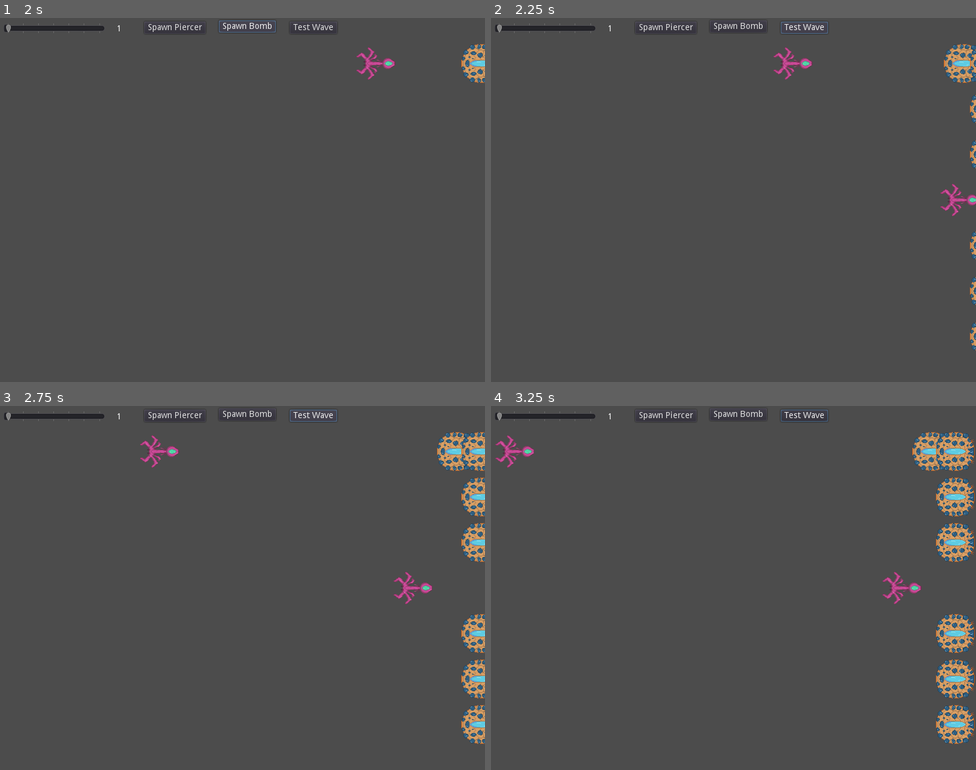
Above: before the commit, frames 1-4 (two rows, left to right).
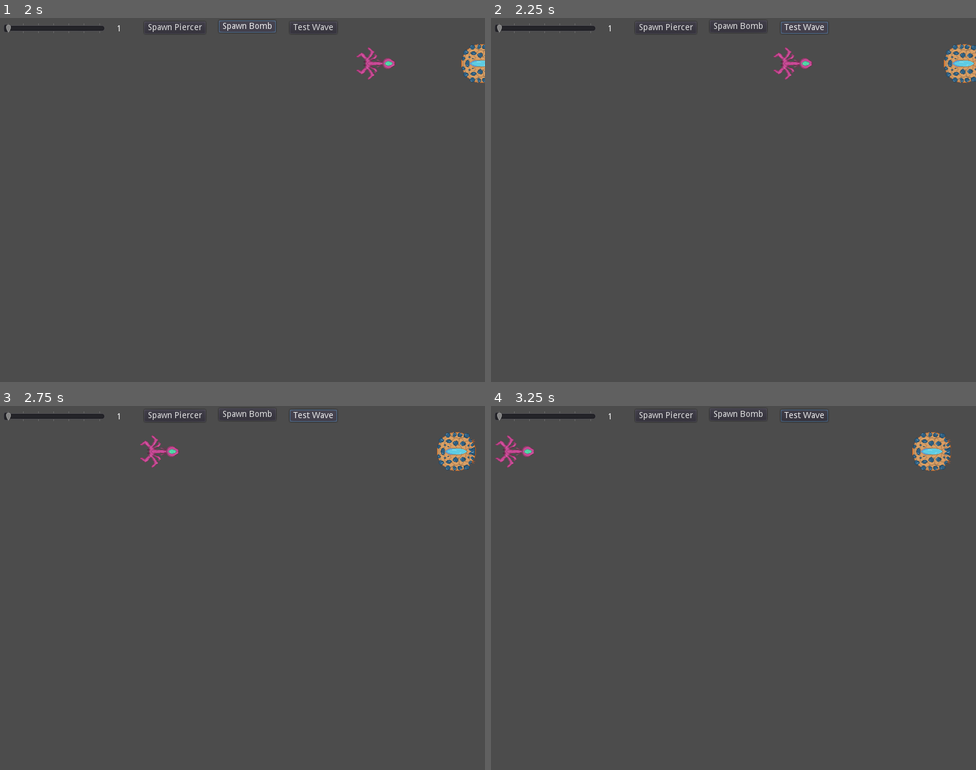
Above: after the commit, the same moments.

Repository: Yerdun/Pathogen
Game: Godot game, scene res://Assets/Scenes/Test Scenes/Enemy Spawn Tester.tscn
The game is run twice, just before and just after one commit, with the same random seed, the same clock (stepped at 60 frames per second) and the same inputs. This scene is started directly instead of the project's main scene. Sound files missing from this copy of the repository are replaced by a short silence.
Inputs (mouse positions are in pixels of both pictures, inside the frame that each line leads up to):
- Up to frame 1 (2 s): click "Spawn Piercer" at 0.5 s; click "Spawn Bomb" at 1.25 s
- Up to frame 2 (2.25 s): click "Test Wave" at 2 s
- Up to frame 3 (2.75 s): no input
- Up to frame 4 (3.25 s): move the mouse to (840, 569) at 2.77 s; hold Right (ui_right) from 2.78 s (still down); hold Shift (control_focus) from 2.78 s (still down)

Frame 1 is identical in both runs. In frame 2, 0.6% of the frame differs, in the area x 92-100%, y 8-92%; in frame 3, 2.8%; in frame 4, 4.4%, in the area x 80-100%, y 7-93%.

Commit message:
Created the Wave Manager to automatically spawn waves. Made waves inherit from a default wave.
The wave manager can be used to randomize waves and spawn them in. Waves can overload the _ready and the getWaveLength functions of the default wave to customize them.

Diff:
--- a/Assets/Scenes/Enemy/Enemy Spawn Handler/Waves/Test Wave 1.gd
+++ b/Assets/Scenes/Enemy/Enemy Spawn Handler/Waves/Default Wave.gd
@@ -8,15 +8,11 @@
 export (PackedScene) var bombEnemy
 export (PackedScene) var piercerEnemy
 
+# how long this wave will last
+func getWaveLength():
+	return 8
 
 
 # Called when the node enters the scene tree for the first time.
 func _ready():
 	spawner = get_parent().get_node("Enemy Spawn Handler")
-	spawner.spawnEnemy(bombEnemy, 1)
-	spawner.spawnEnemy(bombEnemy, 2)
-	spawner.spawnEnemy(bombEnemy, 3)
-	spawner.spawnEnemy(piercerEnemy, 4)
-	spawner.spawnEnemy(bombEnemy, 5)
-	spawner.spawnEnemy(bombEnemy, 6)
-	spawner.spawnEnemy(bombEnemy, 7)
--- a/Assets/Scenes/Enemy/Enemy Spawn Handler/Waves/Test Wave 1.tscn
+++ b/Assets/Scenes/Enemy/Enemy Spawn Handler/Waves/DefaultWave.tscn
@@ -1,7 +1,7 @@
 [gd_scene load_steps=4 format=2]
 
 [ext_resource path="res://Assets/Scenes/Enemy/Piercer Enemy/Piercer Enemy.tscn" type="PackedScene" id=1]
-[ext_resource path="res://Assets/Scenes/Enemy/Enemy Spawn Handler/Waves/Test Wave 1.gd" type="Script" id=2]
+[ext_resource path="res://Assets/Scenes/Enemy/Enemy Spawn Handler/Waves/Default Wave.gd" type="Script" id=2]
 [ext_resource path="res://Assets/Scenes/Enemy/Bomb Enemy/Bomb Enemy.tscn" type="PackedScene" id=3]
 
 [node name="Wave" type="Node"]
--- /dev/null
+++ b/Assets/Scenes/Enemy/Enemy Spawn Handler/Waves/Inherited Test Scene 1.gd
@@ -0,0 +1,21 @@
+extends "res://Assets/Scenes/Enemy/Enemy Spawn Handler/Waves/Default Wave.gd"
+
+
+# Declare member variables here. Examples:
+# var a = 2
+# var b = "text"
+
+
+# Called when the node enters the scene tree for the first time.
+func _ready():
+	._ready()
+	spawner.spawnEnemy(bombEnemy, 1)
+	spawner.spawnEnemy(bombEnemy, 3)
+	spawner.spawnEnemy(piercerEnemy, 4)
+	spawner.spawnEnemy(bombEnemy, 5)
+	spawner.spawnEnemy(bombEnemy, 7)
+
+
+# Called every frame. 'delta' is the elapsed time since the previous frame.
+#func _process(delta):
+#	pass
--- /dev/null
+++ b/Assets/Scenes/Enemy/Enemy Spawn Handler/Waves/Inherited Test Scene 1.tscn
@@ -0,0 +1,7 @@
+[gd_scene load_steps=3 format=2]
+
+[ext_resource path="res://Assets/Scenes/Enemy/Enemy Spawn Handler/Waves/DefaultWave.tscn" type="PackedScene" id=1]
+[ext_resource path="res://Assets/Scenes/Enemy/Enemy Spawn Handler/Waves/Inherited Test Scene 1.gd" type="Script" id=2]
+
+[node name="Wave" instance=ExtResource( 1 )]
+script = ExtResource( 2 )
--- /dev/null
+++ b/Assets/Scenes/Enemy/Enemy Spawn Handler/Waves/Inherited Test Scene 2.gd
@@ -0,0 +1,6 @@
+extends "res://Assets/Scenes/Enemy/Enemy Spawn Handler/Waves/Default Wave.gd"
+
+# Called when the node enters the scene tree for the first time.
+func _ready():
+	._ready()
+	spawner.spawnEnemy(piercerEnemy, 2)
--- /dev/null
+++ b/Assets/Scenes/Enemy/Enemy Spawn Handler/Waves/Inherited Test Scene 2.tscn
@@ -0,0 +1,8 @@
+[gd_scene load_steps=3 format=2]
+
+[ext_resource path="res://Assets/Scenes/Enemy/Enemy Spawn Handler/Waves/DefaultWave.tscn" type="PackedScene" id=1]
+[ext_resource path="res://Assets/Scenes/Enemy/Enemy Spawn Handler/Waves/Inherited Test Scene 2.gd" type="Script" id=2]
+
+[node name="Wave" instance=ExtResource( 1 )]
+script = ExtResource( 2 )
+bombEnemy = null
--- /dev/null
+++ b/Assets/Scenes/Enemy/Enemy Spawn Handler/Waves/Inherited Test Scene 3.gd
@@ -0,0 +1,6 @@
+extends "res://Assets/Scenes/Enemy/Enemy Spawn Handler/Waves/Default Wave.gd"
+
+# Called when the node enters the scene tree for the first time.
+func _ready():
+	._ready()
+	spawner.spawnEnemy(piercerEnemy, 6)
--- /dev/null
+++ b/Assets/Scenes/Enemy/Enemy Spawn Handler/Waves/Inherited Test Scene 3.tscn
@@ -0,0 +1,8 @@
+[gd_scene load_steps=3 format=2]
+
+[ext_resource path="res://Assets/Scenes/Enemy/Enemy Spawn Handler/Waves/DefaultWave.tscn" type="PackedScene" id=1]
+[ext_resource path="res://Assets/Scenes/Enemy/Enemy Spawn Handler/Waves/Inherited Test Scene 3.gd" type="Script" id=2]
+
+[node name="Wave" instance=ExtResource( 1 )]
+script = ExtResource( 2 )
+bombEnemy = null
--- /dev/null
+++ b/Assets/Scenes/Enemy/Enemy Spawn Handler/Waves/Inherited Test Scene 4.gd
@@ -0,0 +1,11 @@
+extends "res://Assets/Scenes/Enemy/Enemy Spawn Handler/Waves/Default Wave.gd"
+
+# Called when the node enters the scene tree for the first time.
+func _ready():
+	._ready()
+	spawner.spawnEnemy(piercerEnemy, 4)
+
+
+func _on_Stagger_Timer_timeout():
+	spawner.spawnEnemy(piercerEnemy, 1)
+	spawner.spawnEnemy(piercerEnemy, 7)
--- /dev/null
+++ b/Assets/Scenes/Enemy/Enemy Spawn Handler/Waves/Inherited Test Scene 4.tscn
@@ -0,0 +1,15 @@
+[gd_scene load_steps=3 format=2]
+
+[ext_resource path="res://Assets/Scenes/Enemy/Enemy Spawn Handler/Waves/DefaultWave.tscn" type="PackedScene" id=1]
+[ext_resource path="res://Assets/Scenes/Enemy/Enemy Spawn Handler/Waves/Inherited Test Scene 4.gd" type="Script" id=2]
+
+[node name="Wave" instance=ExtResource( 1 )]
+script = ExtResource( 2 )
+bombEnemy = null
+
+[node name="Stagger Timer" type="Timer" parent="." index="0"]
+wait_time = 2.0
+one_shot = true
+autostart = true
+
+[connection signal="timeout" from="Stagger Timer" to="." method="_on_Stagger_Timer_timeout"]
--- /dev/null
+++ b/Assets/Scenes/Enemy/Enemy Spawn Handler/Waves/Wave Manager.gd
@@ -0,0 +1,66 @@
+extends Node
+
+# a list of every single wave
+# if there is still any waves in the list:
+# add that wave as a child to this node's parent and remove it from the list
+# each wave node is programmed to automatically work once added as child
+# when the number of waves reaches zero, change the scene to the win screen
+
+export (PackedScene) var wave0
+export (PackedScene) var wave1
+export (PackedScene) var wave2
+export (PackedScene) var wave3
+export (PackedScene) var wave4
+export (PackedScene) var wave5
+
+var randomizedList
+var defaultList
+
+func _ready():
+	defaultList = range(6) # I assume I'll just make 6 waves
+	randomizedList = []
+	print(defaultList)
+	randomize() # we'll be randomizing the waves
+	# the following for loop puts the elements of defaultList into randomizedList
+	# in a random order
+	for i in range(6):
+		var x = randi()%defaultList.size() # gives a random integer of defaultList's size
+		randomizedList.push_back(defaultList[x]) # adds the element at that index from defaultList to randomizedList
+		defaultList.remove(x) # and then removes that element for future iterations
+	print(randomizedList)
+
+
+func _on_Spawn_Timer_timeout(): # every time the timer runs out, try to spawn a wave
+	# Spawn Timer autofires, when it runs out the first time the game starts for real
+	# if no more waves exist, then win!
+	if randomizedList.size() == 0:
+		print("You win!")
+	else: # but if waves exist:
+		var nextWaveNumber = randomizedList.pop_front()
+		var nextWaveScene
+		match nextWaveNumber:
+			0:
+				nextWaveScene = wave0
+			1:
+				nextWaveScene = wave1
+			2:
+				nextWaveScene = wave2
+			3:
+				nextWaveScene = wave3
+			4:
+				nextWaveScene = wave1
+			5:
+				nextWaveScene = wave2
+			_:
+				print("Something went wrong.")
+				nextWaveScene = wave0
+
+		# instance the wave
+		var nextWaveInstance = nextWaveScene.instance()
+
+
+
+		# set the next wave to spawn when this wave ends
+		get_parent().add_child(nextWaveInstance)
+		$"Spawn Timer".wait_time = nextWaveInstance.getWaveLength()
+		$"Spawn Timer".start()
--- /dev/null
+++ b/Assets/Scenes/Enemy/Enemy Spawn Handler/Waves/Wave Manager.tscn
@@ -0,0 +1,20 @@
+[gd_scene load_steps=6 format=2]
+
+[ext_resource path="res://Assets/Scenes/Enemy/Enemy Spawn Handler/Waves/Wave Manager.gd" type="Script" id=1]
+[ext_resource path="res://Assets/Scenes/Enemy/Enemy Spawn Handler/Waves/Inherited Test Scene 1.tscn" type="PackedScene" id=2]
+[ext_resource path="res://Assets/Scenes/Enemy/Enemy Spawn Handler/Waves/Inherited Test Scene 2.tscn" type="PackedScene" id=3]
+[ext_resource path="res://Assets/Scenes/Enemy/Enemy Spawn Handler/Waves/Inherited Test Scene 3.tscn" type="PackedScene" id=4]
+[ext_resource path="res://Assets/Scenes/Enemy/Enemy Spawn Handler/Waves/Inherited Test Scene 4.tscn" type="PackedScene" id=5]
+
+[node name="Wave Manager" type="Node"]
+script = ExtResource( 1 )
+wave0 = ExtResource( 2 )
+wave1 = ExtResource( 3 )
+wave2 = ExtResource( 4 )
+wave3 = ExtResource( 5 )
+
+[node name="Spawn Timer" type="Timer" parent="."]
+wait_time = 5.0
+autostart = true
+
+[connection signal="timeout" from="Spawn Timer" to="." method="_on_Spawn_Timer_timeout"]
--- a/Assets/Scenes/Test Scenes/Enemy Spawn Tester.tscn
+++ b/Assets/Scenes/Test Scenes/Enemy Spawn Tester.tscn
@@ -1,10 +1,11 @@
-[gd_scene load_steps=6 format=2]
+[gd_scene load_steps=7 format=2]
 
 [ext_resource path="res://Assets/Scenes/Enemy/Enemy Spawn Handler/Enemy Spawn Handler.tscn" type="PackedScene" id=1]
 [ext_resource path="res://Assets/Scenes/Test Scenes/Enemy Spawn Tester.gd" type="Script" id=2]
 [ext_resource path="res://Assets/Scenes/Enemy/Piercer Enemy/Piercer Enemy.tscn" type="PackedScene" id=3]
 [ext_resource path="res://Assets/Scenes/Enemy/Bomb Enemy/Bomb Enemy.tscn" type="PackedScene" id=4]
-[ext_resource path="res://Assets/Scenes/Enemy/Enemy Spawn Handler/Waves/Test Wave 1.tscn" type="PackedScene" id=5]
+[ext_resource path="res://Assets/Scenes/Enemy/Enemy Spawn Handler/Waves/DefaultWave.tscn" type="PackedScene" id=5]
+[ext_resource path="res://Assets/Scenes/Enemy/Enemy Spawn Handler/Waves/Wave Manager.tscn" type="PackedScene" id=6]
 
 [node name="Enemy Spawn Tester" type="Node"]
 script = ExtResource( 2 )
@@ -69,6 +70,8 @@
 "_edit_use_anchors_": false
 }
 
+[node name="Wave Manager" parent="." instance=ExtResource( 6 )]
+
 [connection signal="value_changed" from="Selector" to="." method="_on_Selector_value_changed"]
 [connection signal="pressed" from="Spawn Piercer" to="." method="_on_Spawn_Piercer_pressed"]
 [connection signal="pressed" from="Spawn Bomb" to="." method="_on_Spawn_Bomb_pressed"]
--- a/Assets/Scenes/Test Scenes/Test Level.tscn
+++ b/Assets/Scenes/Test Scenes/Test Level.tscn
@@ -1,21 +1,25 @@
-[gd_scene load_steps=8 format=2]
+[gd_scene load_steps=9 format=2]
 
 [ext_resource path="res://Assets/Scenes/Background/BG.tscn" type="PackedScene" id=1]
-[ext_resource path="res://Assets/Scenes/Test Scenes/Enemy Spawn Tester.tscn" type="PackedScene" id=2]
+[ext_resource path="res://Assets/Scenes/Enemy/Enemy Spawn Handler/Enemy Spawn Handler.tscn" type="PackedScene" id=2]
 [ext_resource path="res://Assets/Scenes/Player/Player.tscn" type="PackedScene" id=3]
 [ext_resource path="res://Assets/Scenes/Test Scenes/go to copy.gd" type="Script" id=4]
 [ext_resource path="res://Assets/Sounds/Level Music/Pathogen level intro.ogg" type="AudioStream" id=5]
 [ext_resource path="res://Assets/Sounds/Level Music/Pathogen level loop.ogg" type="AudioStream" id=6]
 [ext_resource path="res://Assets/Scenes/Music Handlers/Music Handler.tscn" type="PackedScene" id=7]
+[ext_resource path="res://Assets/Scenes/Enemy/Enemy Spawn Handler/Waves/Wave Manager.tscn" type="PackedScene" id=8]
 
 [node name="Test Level" type="Node2D"]
 
 [node name="Control" parent="." instance=ExtResource( 1 )]
 
+[node name="Wave Manager" parent="." instance=ExtResource( 8 )]
+
+[node name="Enemy Spawn Handler" parent="." instance=ExtResource( 2 )]
+position = Vector2( 832, 0 )
+
 [node name="Player" parent="." instance=ExtResource( 3 )]
 position = Vector2( 97.7746, 333.546 )
-
-[node name="Enemy Spawn Tester" parent="." instance=ExtResource( 2 )]
 
 [node name="Button" type="Button" parent="."]
 margin_left = 608.012
--- a/Assets/Scenes/Test Scenes/Title.tscn
+++ b/Assets/Scenes/Test Scenes/Title.tscn
@@ -22,7 +22,6 @@
 [node name="AnimatedSprite" type="AnimatedSprite" parent="."]
 position = Vector2( 400.763, 299.68 )
 frames = SubResource( 1 )
-frame = 1
 playing = true
 
 [node name="Button" type="Button" parent="."]
--- a/project.godot
+++ b/project.godot
@@ -15,7 +15,7 @@
 [application]
 
 config/name="Pathogen"
-run/main_scene="res://Assets/Scenes/Test Scenes/Enemy Tester.tscn"
+run/main_scene="res://Assets/Scenes/Test Scenes/Title.tscn"
 config/icon="res://icon.png"
 
 [display]
Not shown, changed: .mono/metadata/ide_messaging_meta.txt
